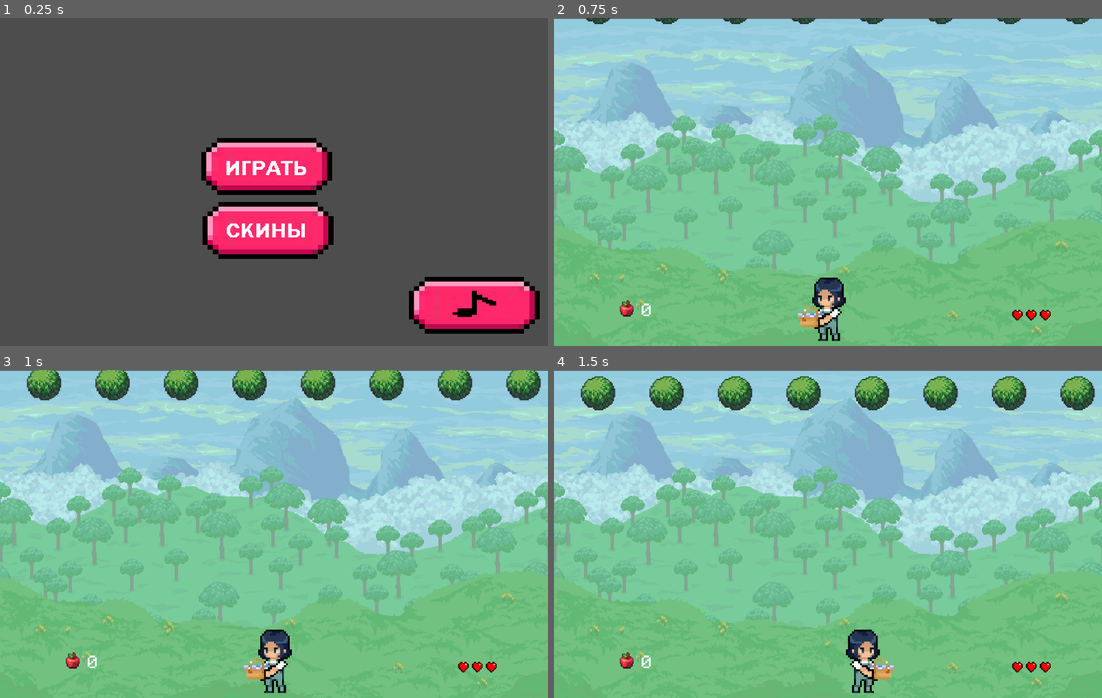
Above: before the commit, frames 1-4 (two rows, left to right).
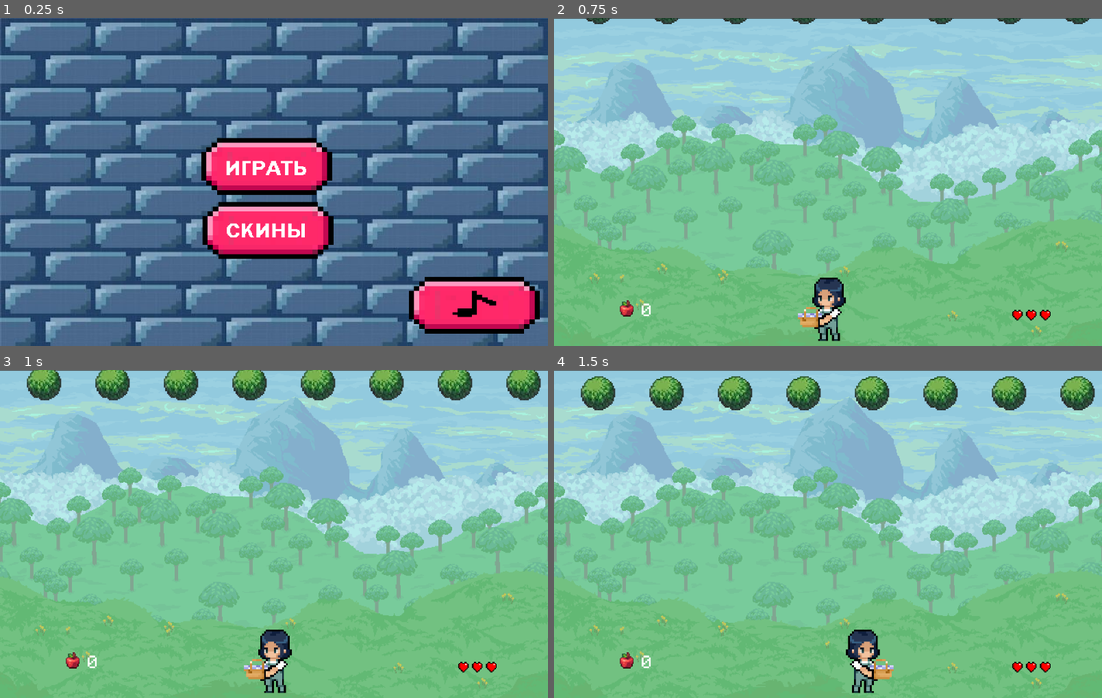
Above: after the commit, the same moments.

Repository: VIxeny/Ship
Game: Godot game, scene res://scenes/MainMenu.tscn
The game is run twice, just before and just after one commit, with the same random seed, the same clock (stepped at 60 frames per second) and the same inputs.
Inputs (mouse positions are in pixels of both pictures, inside the frame that each line leads up to):
- Up to frame 1 (0.25 s): no input
- Up to frame 2 (0.75 s): click (822, 165) at 0.5 s
- Up to frame 3 (1 s): no input
- Up to frame 4 (1.5 s): hold Right from 1.28 s (still down)

The runs differ from the first frame. In frame 1, 89% of the frame differs, in the area x 0-100%, y 0-100%; in frame 2, nothing differs; in frame 3, nothing differs; in frame 4, nothing differs.

Commit message:
Кактус

Diff:
--- a/scenes/MainMenu.tscn
+++ b/scenes/MainMenu.tscn
@@ -8,6 +8,7 @@
 [ext_resource type="Script" uid="uid://bfp6m0hgq33ei" path="res://scripts/texture_button_3.gd" id="5_l72w3"]
 [ext_resource type="Texture2D" uid="uid://bnciabjdvq4es" path="res://assets/mute2Button.png" id="6_826wr"]
 [ext_resource type="PackedScene" uid="uid://dqmkim5nal6t4" path="res://scenes/skinMenu.tscn" id="8_8a8k8"]
+[ext_resource type="Texture2D" uid="uid://b0xh2cvny3c8j" path="res://assets/menuWall1.png" id="9_8a8k8"]
 
 [node name="Node" type="Node"]
 
@@ -51,6 +52,14 @@
 [node name="CanvasLayer2" parent="." instance=ExtResource("8_8a8k8")]
 visible = false
 
+[node name="CanvasLayer3" type="CanvasLayer" parent="."]
+layer = -1
+
+[node name="TextureRect" type="TextureRect" parent="CanvasLayer3"]
+offset_right = 40.0
+offset_bottom = 40.0
+texture = ExtResource("9_8a8k8")
+
 [connection signal="pressed" from="CanvasLayer/TextureButton" to="CanvasLayer/TextureButton" method="_on_pressed"]
 [connection signal="pressed" from="CanvasLayer/TextureButton2" to="CanvasLayer/TextureButton2" method="_on_pressed"]
 [connection signal="pressed" from="CanvasLayer/TextureButton3" to="CanvasLayer/TextureButton3" method="_on_pressed"]
--- a/scenes/enemy_bullet.tscn
+++ b/scenes/enemy_bullet.tscn
@@ -1,7 +1,8 @@
-[gd_scene load_steps=4 format=3 uid="uid://2lcy4y5alg6f"]
+[gd_scene load_steps=5 format=3 uid="uid://2lcy4y5alg6f"]
 
 [ext_resource type="Script" uid="uid://clux3trgosbyi" path="res://scripts/enemy_bullet.gd" id="1_qx7rs"]
 [ext_resource type="Texture2D" uid="uid://dvqrnldh0710" path="res://assets/pixelApple1.png" id="2_qx7rs"]
+[ext_resource type="Script" uid="uid://cm8j86sh7f2yi" path="res://scripts/pixel_apple_1.gd" id="3_38r62"]
 
 [sub_resource type="RectangleShape2D" id="RectangleShape2D_d2qol"]
 
@@ -16,5 +17,6 @@
 position = Vector2(-3.8147e-06, 0)
 scale = Vector2(1.01, 1.01)
 texture = ExtResource("2_qx7rs")
+script = ExtResource("3_38r62")
 
 [connection signal="body_entered" from="." to="." method="_on_body_entered"]
--- a/scenes/main.tscn
+++ b/scenes/main.tscn
@@ -13,6 +13,7 @@
 [ext_resource type="Script" uid="uid://dq178peu1j5cu" path="res://scripts/control.gd" id="8_85g3d"]
 [ext_resource type="Texture2D" uid="uid://c8u82t53cw2gt" path="res://assets/heart.png" id="9_choun"]
 [ext_resource type="Texture2D" uid="uid://dvqrnldh0710" path="res://assets/pixelApple1.png" id="12_trceg"]
+[ext_resource type="Script" uid="uid://bkbq8y1y6pmtn" path="res://scripts/texture_rect.gd" id="13_dp3eg"]
 [ext_resource type="FontFile" uid="uid://dsr73ylvnyqki" path="res://assets/DIGITALPIXELV4-REGULAR.OTF" id="13_jkv2x"]
 [ext_resource type="Texture2D" uid="uid://8stgth61n0e7" path="res://assets/background1.png" id="14_a8y0u"]
 [ext_resource type="AudioStream" uid="uid://bgbgiqcautupv" path="res://sounds/2016_ Clement Panchout_ Life is full of Joy.wav" id="16_jbj1t"]
@@ -150,6 +151,7 @@
 offset_right = 190.0
 offset_bottom = 700.0
 texture = ExtResource("12_trceg")
+script = ExtResource("13_dp3eg")
 
 [node name="Label" type="Label" parent="CanvasLayer/Apples"]
 layout_mode = 0
--- /dev/null
+++ b/scripts/pixel_apple_1.gd
@@ -0,0 +1,3 @@
+extends Sprite2D
+func _ready() -> void:
+	texture = Skins.sprites_drop[Skins.choice]
--- a/scripts/skins.gd
+++ b/scripts/skins.gd
@@ -4,5 +4,6 @@
 enum {VALLEY, DESERT}
 var sprites_backgrounds: Array[CompressedTexture2D] = [preload("res://assets/background1.png"), preload("res://assets/desertBackground.png")]
 var sprites_spawner: Array[CompressedTexture2D] = [preload("res://assets/appleTree1.png"), preload("res://assets/RollField.png")]
+var sprites_drop: Array[CompressedTexture2D] = [preload("res://assets/pixelApple1.png"), preload("res://assets/cactus.png")]
 
 var choice = 0
--- /dev/null
+++ b/scripts/texture_rect.gd
@@ -0,0 +1,3 @@
+extends TextureRect
+func _ready() -> void:
+	texture = Skins.sprites_drop[Skins.choice]
Binary file added: assets/cactus.png
Not shown, added: assets/cactus.png.import
Binary file added: assets/menuWall1.png
Not shown, added: assets/menuWall1.png.import
Not shown: 1 places in scenes/MainMenu.tscn that only renumber resources
Not shown: 1 places in scenes/main.tscn that only renumber resources
Not shown, added: scripts/pixel_apple_1.gd.uid
Not shown, added: scripts/texture_rect.gd.uid
Not shown, changed: sounds/2016_ Clement Panchout_ Life is full of Joy.wav.import
